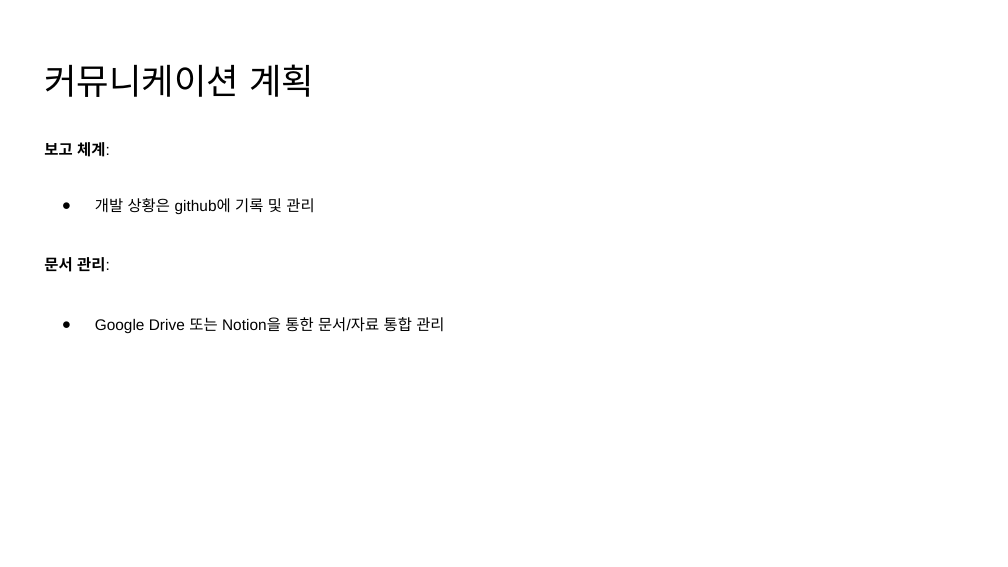
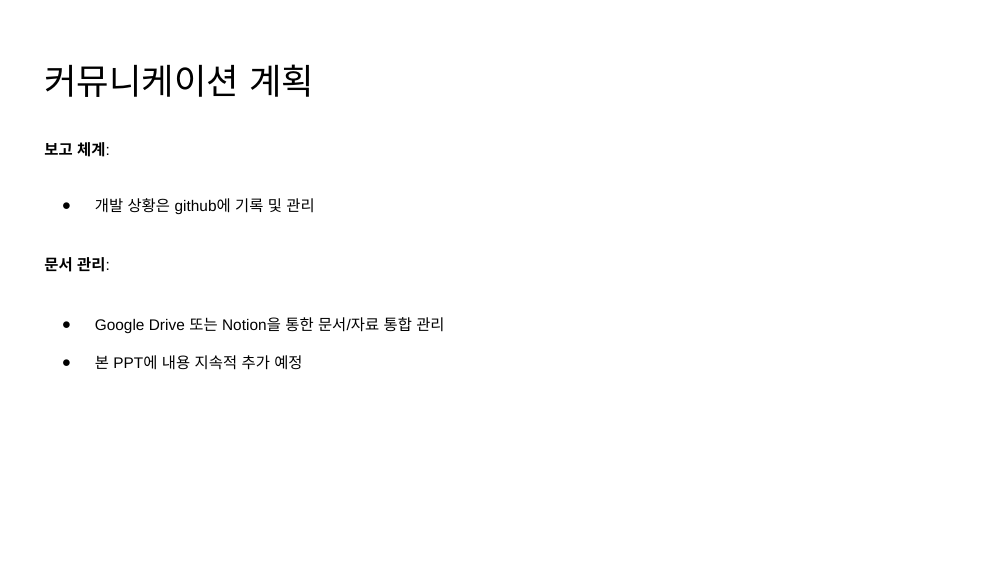
Before and after one commit to yurei55/TIL, a slide deck: slide 6 of K-Taste.pptx. Drawn at 1008x567 pixels with LibreOffice and Linux fonts; fonts in the diff are those of the drawing. Boxes give left, top, right and bottom in pixels: in the first picture for what was removed or moved away, otherwise in the second. Text is boxed around its words. In the diff, an @@ line names an element or a change of style, - is before the commit and + after.

```diff
--- a/K-Taste.pptx
+++ b/K-Taste.pptx
@@ text at (95, 355, 302, 370): paragraph added @@
+● 본 PPT에 내용 지속적 추가 예정
```
Also in this commit, not shown: 3 other slides changed, 9 slides added, 1 slide removed.
